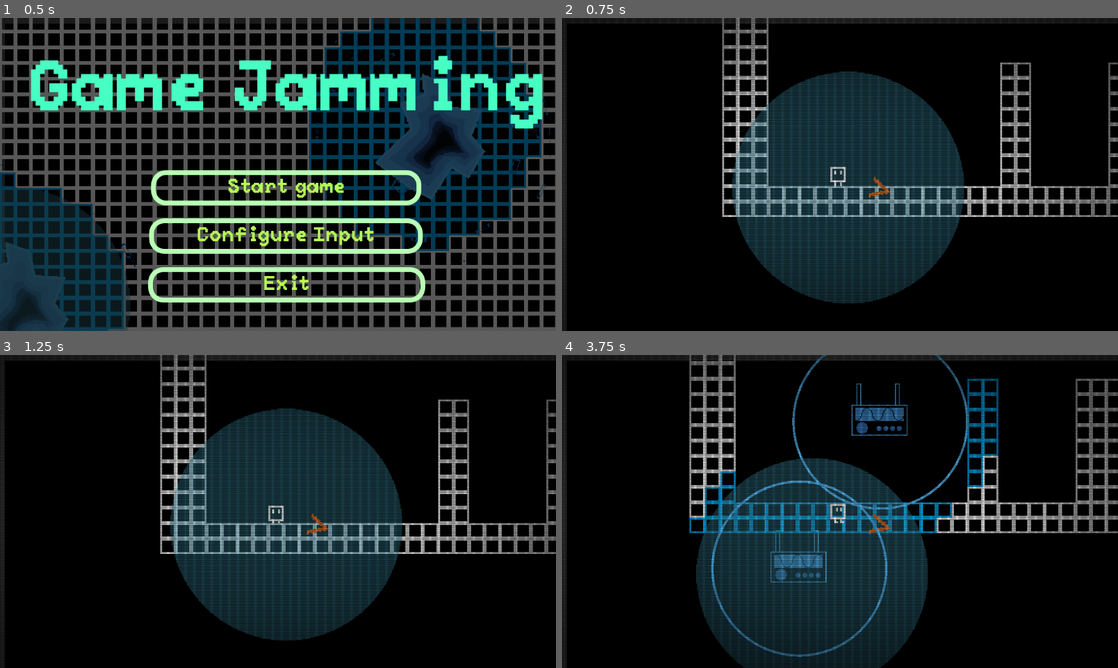
Above: before the commit, frames 1-4 (two rows, left to right).
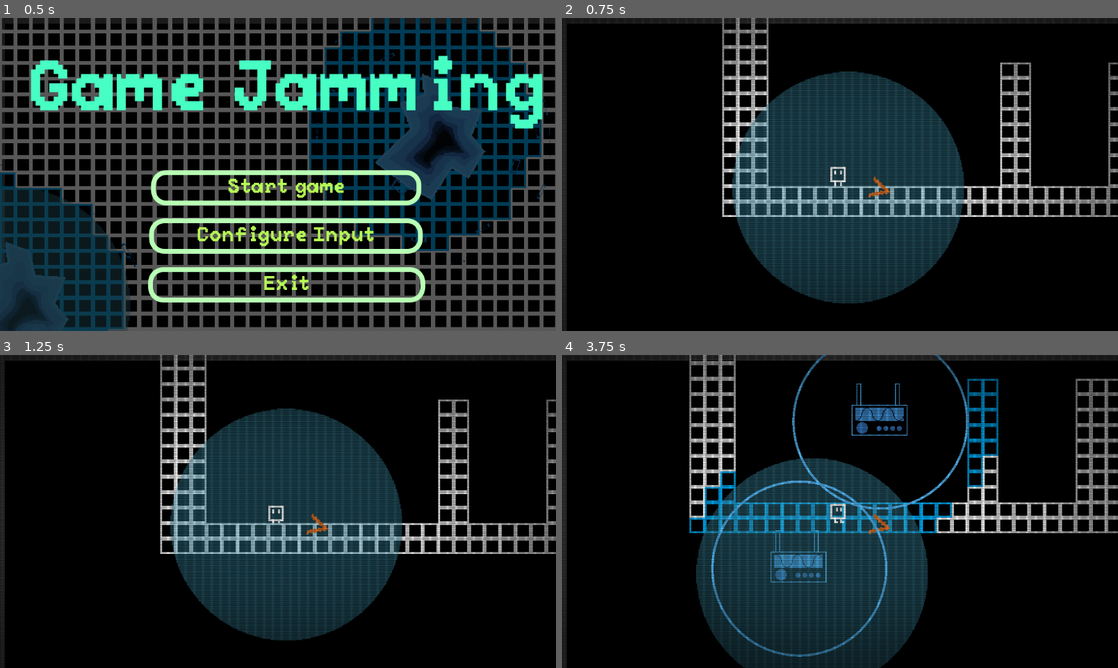
Above: after the commit, the same moments.

Repository: rcdalapicola/gwj
Game: Godot game, scene res://Menu/menu.tscn
Same seed, same stepped clock (60 frames per second), same inputs: the game is played once before the commit and once after it.
Inputs (mouse positions are in pixels of both pictures, inside the frame that each line leads up to):
- Up to frame 1 (0.5 s): no input
- Up to frame 2 (0.75 s): click "Start game" at 0.5 s
- Up to frame 3 (1.25 s): no input
- Up to frame 4 (3.75 s): tap Enter (ui_accept) at 1.25, 1.52, 2.27 s; move the mouse to (962, 495) at 1.27 s; hold D (right) 1.28-2.78 s; click (962, 495) at 1.35 s; move the mouse to (728, 527) at 2.02 s; click (728, 527) at 2.1 s; move the mouse to (895, 442) at 2.77 s; hold A (left) 2.78-3.53 s; click (895, 442) at 2.85 s; move the mouse to (812, 574) at 3.52 s; hold D (right) from 3.53 s (still down); click (812, 574) at 3.6 s

Frame 1 is identical in both runs. In frame 2, 1.0% of the frame differs, in the area x 28-95%, y 9-64%; in frame 3, 0.8%; in frame 4, 1.3%, in the area x 23-94%, y 5-93%.

Commit message:
Add brightness gain to brighten CRT highlights

Diff:
--- a/Menu/crt_filter.tscn
+++ b/Menu/crt_filter.tscn
@@ -9,6 +9,7 @@
 shader_parameter/vignette_strength = 0.6
 shader_parameter/noise_strength = 0.06
 shader_parameter/mask_strength = 0.25
+shader_parameter/brightness = 1.15
 
 [node name="CRTFilter" type="CanvasLayer"]
 layer = 100
--- a/Menu/crt_shader.gdshader
+++ b/Menu/crt_shader.gdshader
@@ -6,6 +6,7 @@
 uniform float vignette_strength : hint_range(0, 1.0) = 0.6;
 uniform float noise_strength : hint_range(0, 0.5) = 0.06;
 uniform float mask_strength : hint_range(0, 1.0) = 0.25;
+uniform float brightness : hint_range(0.5, 2.0) = 1.15;
 
 float rand(vec2 co) {
 	return fract(sin(dot(co.xy, vec2(12.9898, 78.233))) * 43758.5453);
@@ -30,6 +31,6 @@
 	float pulse = 0.95 + sin(TIME * 2.0) * 0.05;
 	float noise = rand(UV + TIME * 3.0) * noise_strength;
 
-	COLOR.rgb = vec3(scan_factor * mask_factor * vignette_factor * pulse + noise);
+	COLOR.rgb = vec3(scan_factor * mask_factor * vignette_factor * pulse + noise) * brightness;
 	COLOR.a = 1.0;
 }
